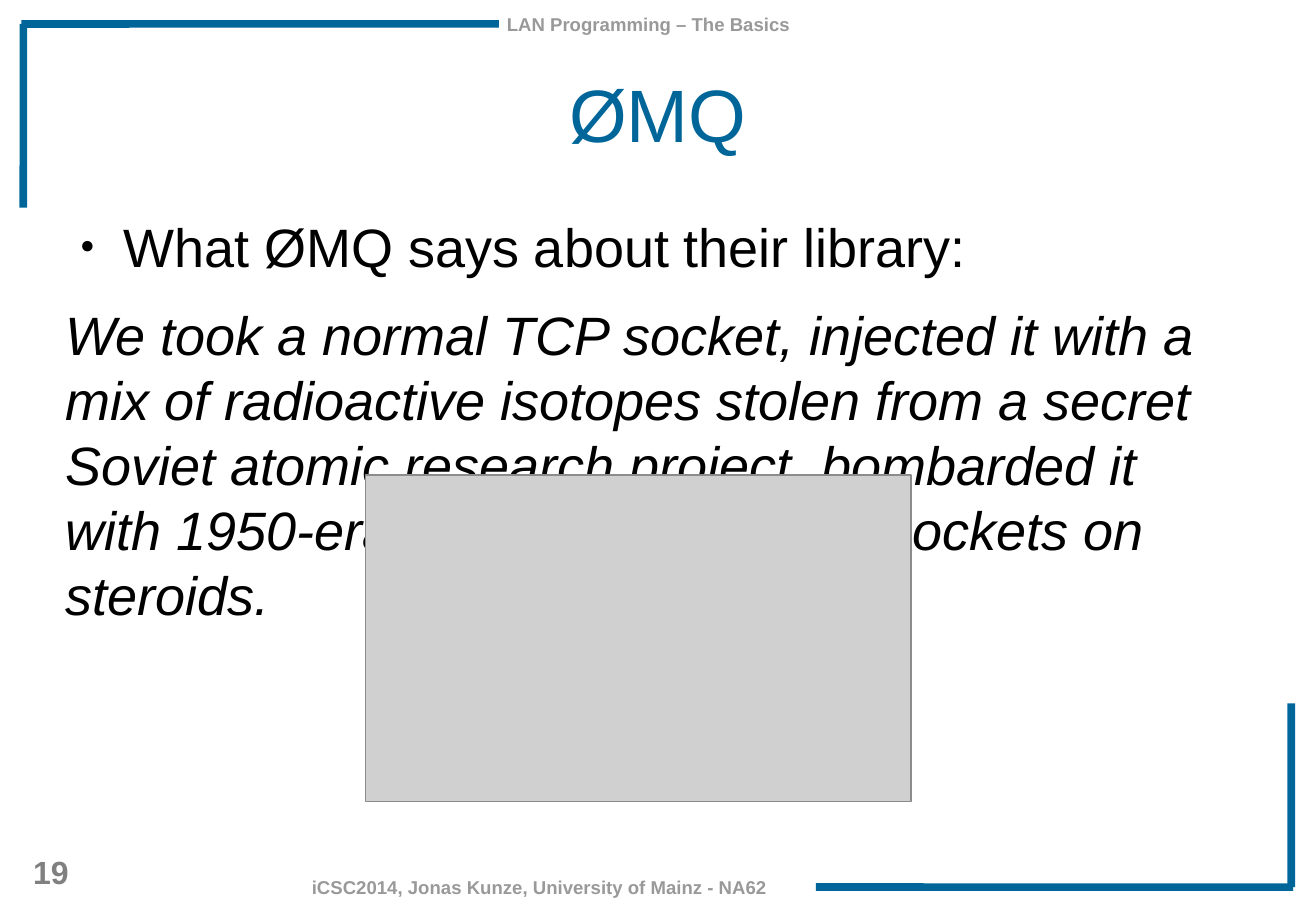
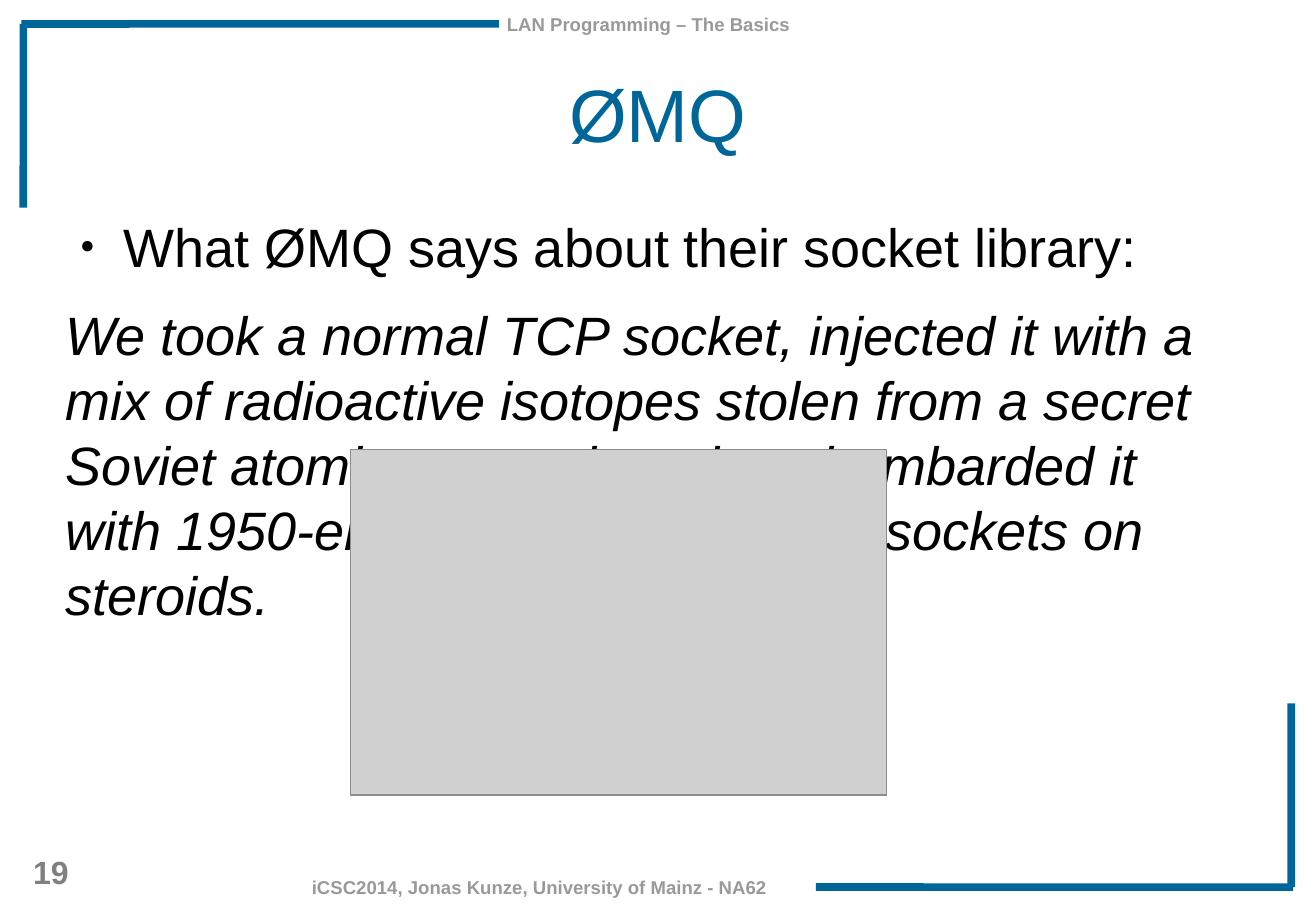
Before and after one commit to JonasKunze/icsc2014, a slide deck: slide 19 of iCSC-2014-Network-Libraries.odp. Drawn at 1316x911 pixels with LibreOffice and Linux fonts; fonts in the diff are those of the drawing; grey boxes stand for pictures; background and template pictures are left out. Boxes give left, top, right and bottom in pixels: in the first picture for what was removed or moved away, otherwise in the second. Text is boxed around its words. In the diff, an @@ line names an element or a change of style, - is before the commit and + after.

```diff
--- a/iCSC-2014-Network-Libraries.odp
+++ b/iCSC-2014-Network-Libraries.odp
@@ text at [123,228,1137,276]: text changed @@
-● What ØMQ says about their library:
+● What ØMQ says about their socket library:
@@ picture: place and size @@
-picture at [366,475,911,802]
+picture at [351,450,887,795]
```
Also in this commit, not shown: 9 slides added, 4 other files.
